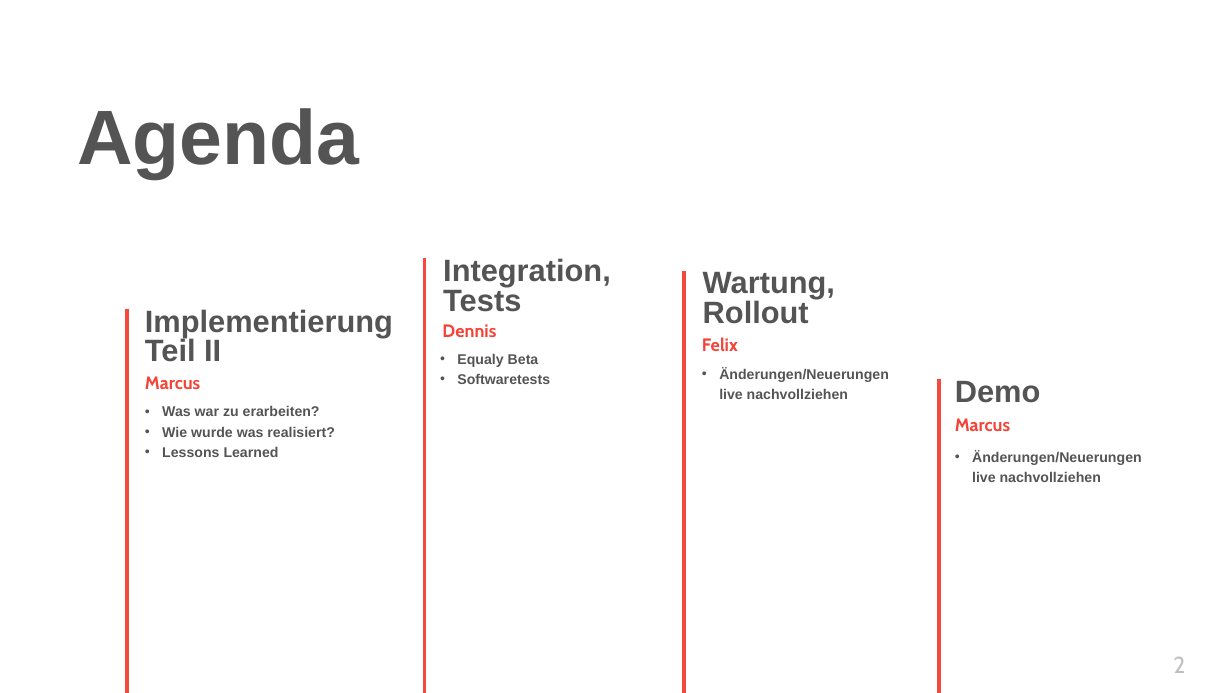
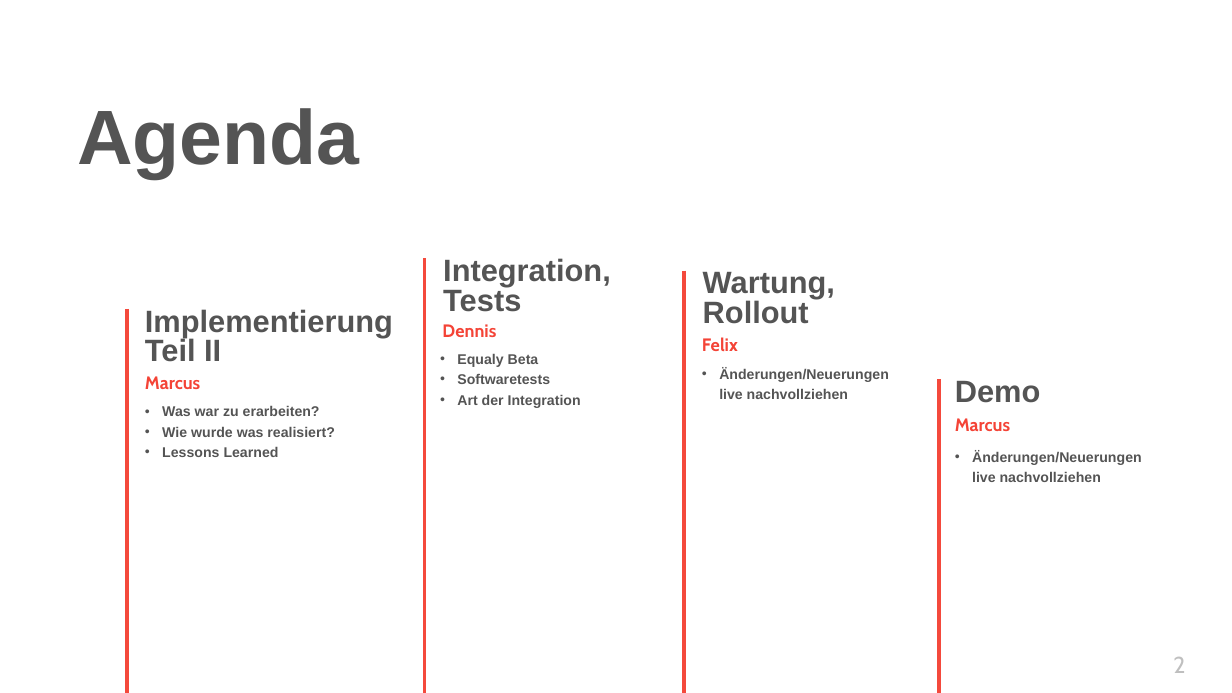
Before and after one commit to HWR-Berlin-SWE-II-Gruppe-2-Team-3-2022/Dokumentation, a slide deck: slide 2 of Endpräsentation/EndP_IT20B_Team8.pptx. Drawn at 1232x693 pixels with LibreOffice and Linux fonts; fonts in the diff are those of the drawing. Boxes give left, top, right and bottom in pixels: in the first picture for what was removed or moved away, otherwise in the second. Text is boxed around its words. In the diff, an @@ line names an element or a change of style, - is before the commit and + after.

```diff
--- a/Endpräsentation/EndP_IT20B_Team8.pptx
+++ b/Endpräsentation/EndP_IT20B_Team8.pptx
@@ text at (457,395,581,408): paragraph added @@
+• Art der Integration
```
Also in this commit, not shown: 2 other slides changed.
